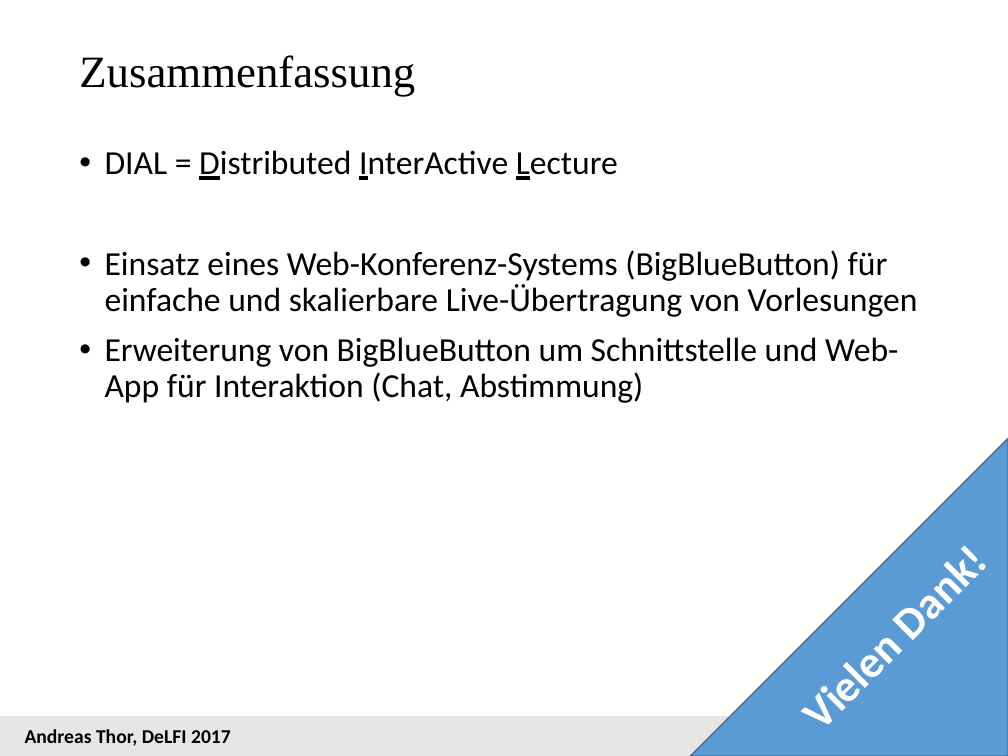
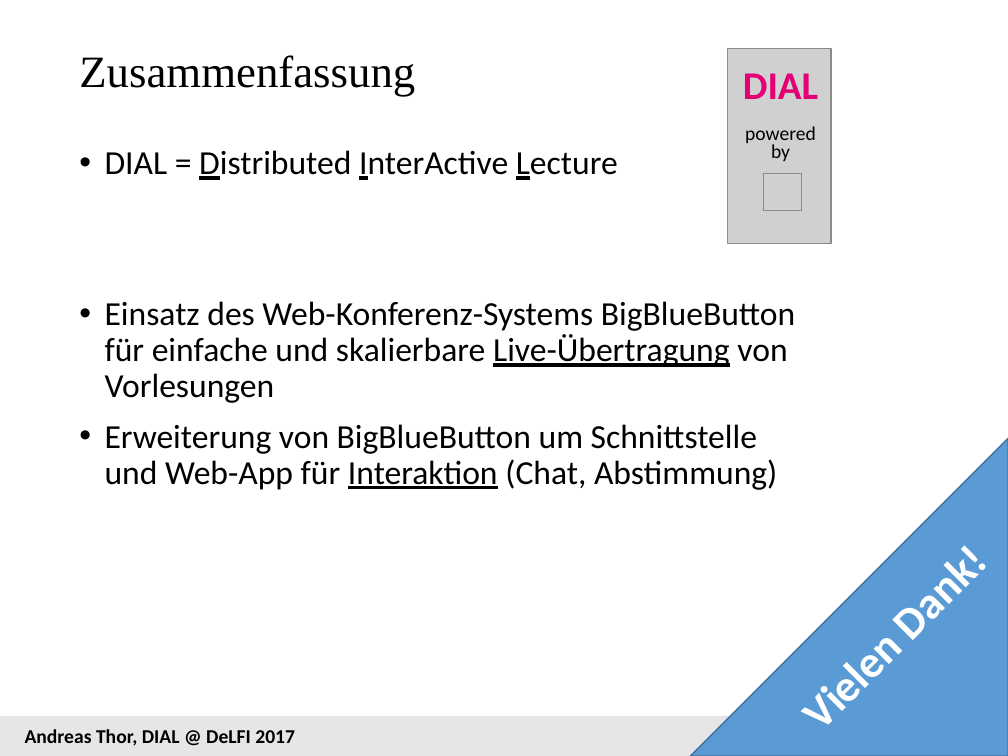
Before and after one commit to andreas-thor/papers, a slide deck: slide 11 of DIAL/DIAL_Delfi_2017_Vortrag.pptx. Drawn at 1008x756 pixels with LibreOffice and Linux fonts; fonts in the diff are those of the drawing; grey boxes stand for pictures. Boxes give left, top, right and bottom in pixels: in the first picture for what was removed or moved away, otherwise in the second. Text is boxed around its words. In the diff, an @@ line names an element or a change of style, - is before the commit and + after.

Commit message:
kurz vor Konferenz

```diff
--- a/DIAL/DIAL_Delfi_2017_Vortrag.pptx
+++ b/DIAL/DIAL_Delfi_2017_Vortrag.pptx
@@ picture added at (728, 48, 832, 244) @@
@@ text added at (743, 73, 818, 161), 14 pt, text #000000 @@
+DIAL
+powered by
@@ picture added at (763, 173, 801, 211) @@
@@ text at (105, 301, 795, 403): text changed @@
-• Einsatz eines Web-Konferenz-Systems (BigBlueButton) für einfache und skalierbare Live-Übertragung von Vorlesungen
+• Einsatz des Web-Konferenz-Systems BigBlueButton für einfache und skalierbare Live-Übertragung von Vorlesungen
@@ text at (105, 424, 777, 490): underline on in "Interaktion" @@
@@ text at (25, 729, 295, 746): text changed @@
-Andreas Thor, DeLFI 2017
+Andreas Thor, DIAL @ DeLFI 2017
```
Also in this commit, not shown: 8 other slides changed, 1 slide added, 1 slide removed.
